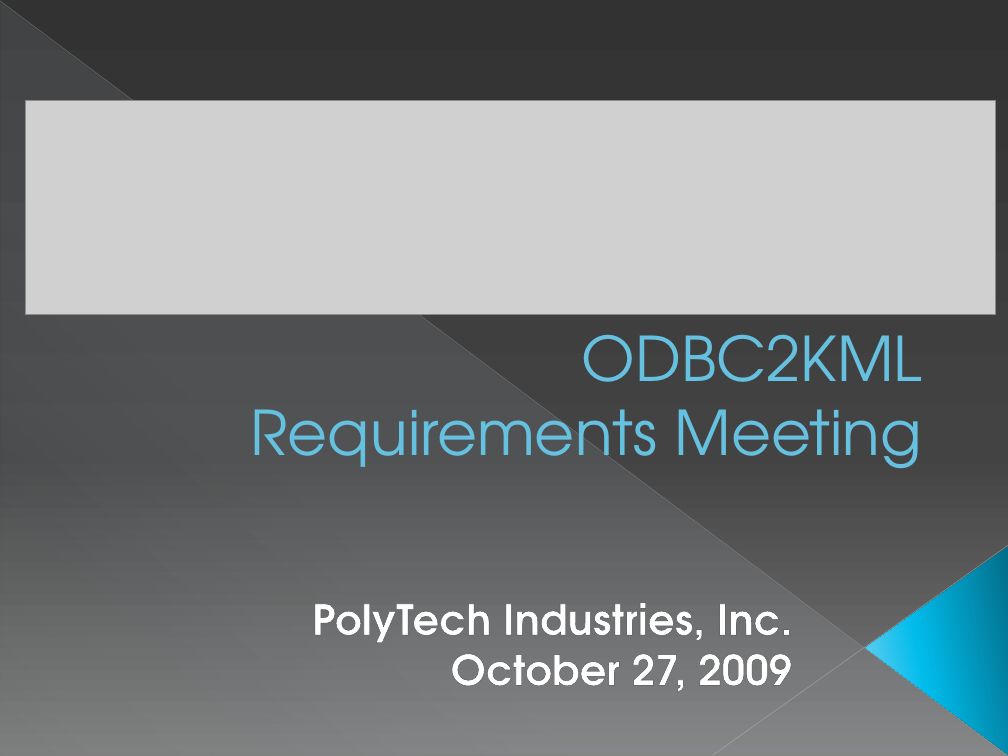
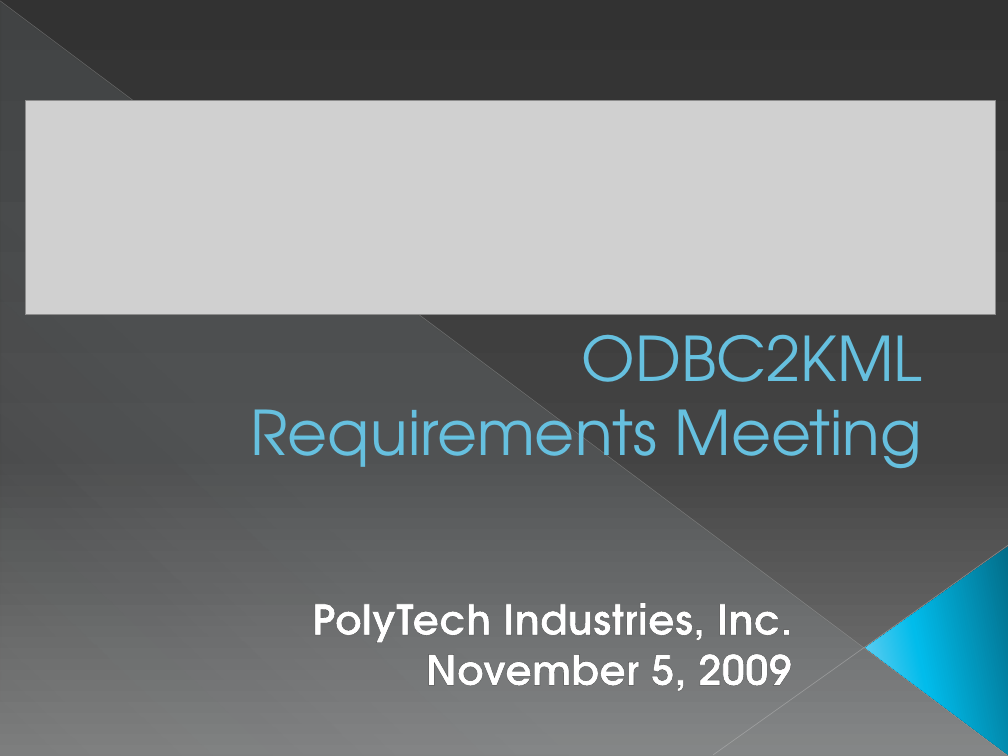
Before and after one commit to sweenr/odbc2kml, a slide deck: slide 1 of docs/ODBC2KML Requrements Meeting.pptx. Drawn at 1008x756 pixels with LibreOffice and Linux fonts; fonts in the diff are those of the drawing; grey boxes stand for pictures. Boxes give left, top, right and bottom in pixels: in the first picture for what was removed or moved away, otherwise in the second. Text is boxed around its words. In the diff, an @@ line names an element or a change of style, - is before the commit and + after.

Commit message:
Changed the date to November 5, 2009

```diff
--- a/docs/ODBC2KML Requrements Meeting.pptx
+++ b/docs/ODBC2KML Requrements Meeting.pptx
@@ subtitle at bbox=[426, 639, 792, 691]: text changed @@
-October 27, 2009
+November 5, 2009
```
